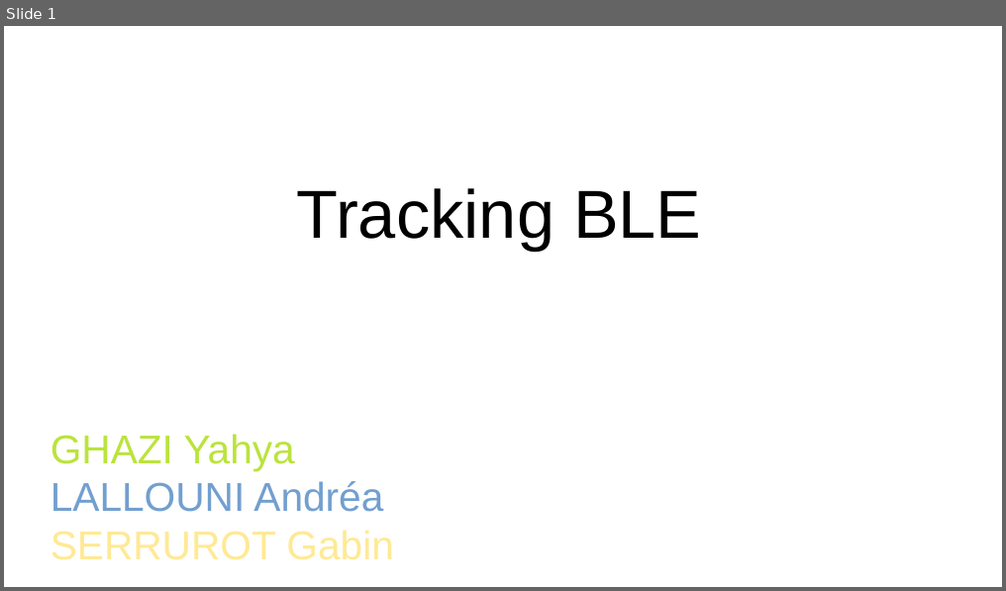
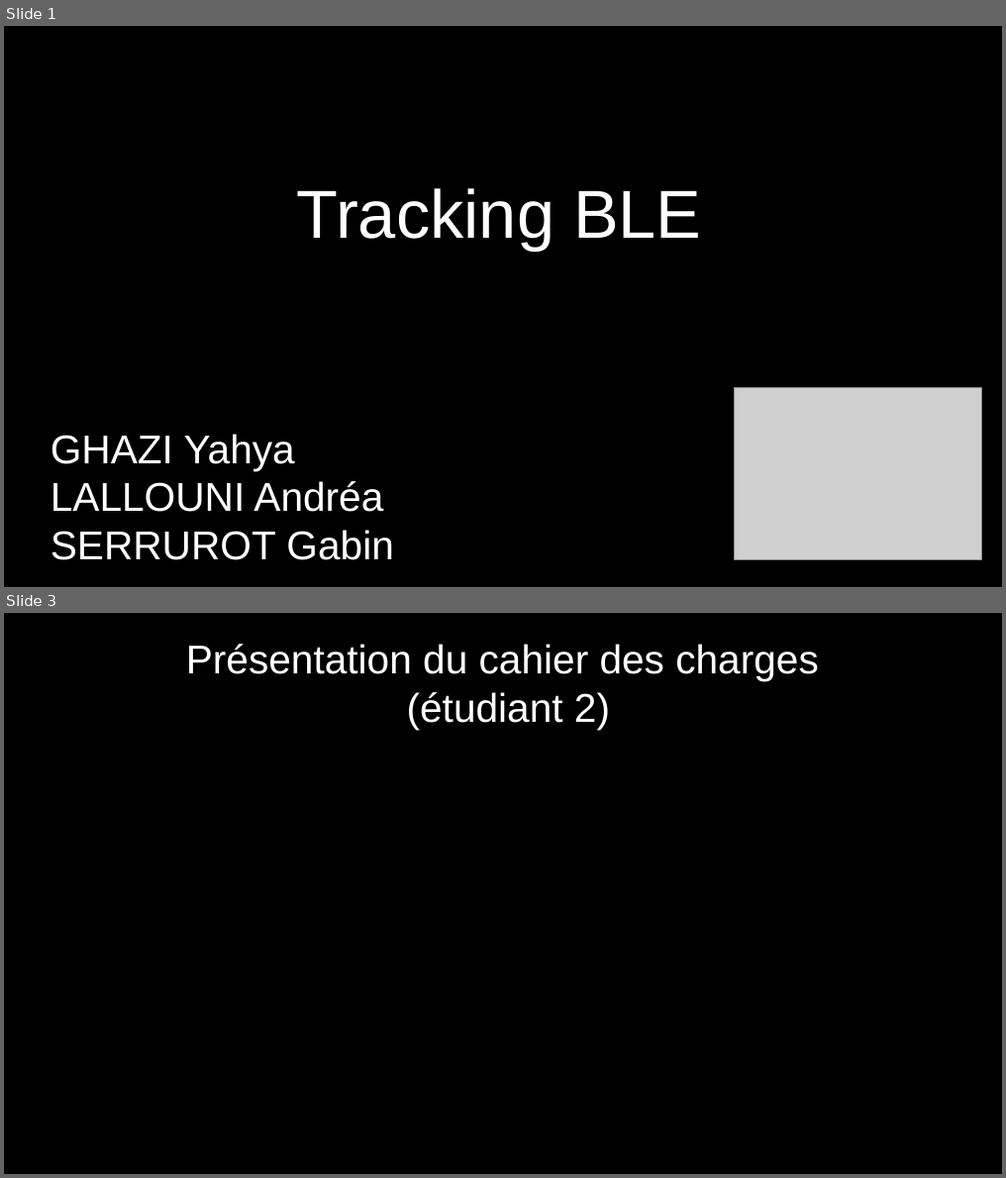
Before and after one commit to Gabin221/Tracking-BLE-documents, a slide deck: Revues/Revues1/presentation_yahya_andrea_gabin.odp. Shown one above the other, each under a label of ours: slide 1 before the commit, slides 1 and 3 after it; the slides between them are not shown. The pictures are 1006x591 and 1006x1178 pixels, drawn with LibreOffice and Linux fonts; fonts in the diff are those of the drawing; grey boxes stand for pictures; background and template pictures are left out. Boxes give left, top, right and bottom in pixels: in the first picture for what was removed or moved away, otherwise in the second. Text is boxed around its words. In the diff, an @@ line names an element or a change of style, - is before the commit and + after.

```diff
--- a/Revues/Revues1/presentation_yahya_andrea_gabin.odp
+++ b/Revues/Revues1/presentation_yahya_andrea_gabin.odp
@@ slide 3 added at bbox=[4, 613, 1002, 1174], background #000000 @@
@@ title added at bbox=[186, 644, 819, 730], 32 pt, text #FFFFFF @@
+Présentation du cahier des charges
+(étudiant 2)
@@ slide 1 changed as well @@
@@ background #FFFFFF to #000000 @@
@@ title "Tracking BLE" at bbox=[297, 188, 701, 251]: text colour #000000 to #FFFFFF @@
@@ picture added at bbox=[735, 388, 982, 562] @@
@@ title "GHAZI Yahya LALLOUNI Andréa SERRUROT ..." at bbox=[51, 434, 393, 561]: text colour #BBE33D to #FFFFFF in "GHAZI Yahya"; text colour #729FCF to #FFFFFF in "LALLOUNI Andréa"; text colour #FFE994 to #FFFFFF in "SERRUROT Gabin" @@
```
Also in this commit, not shown: 20 other slides added, 1 other file.
